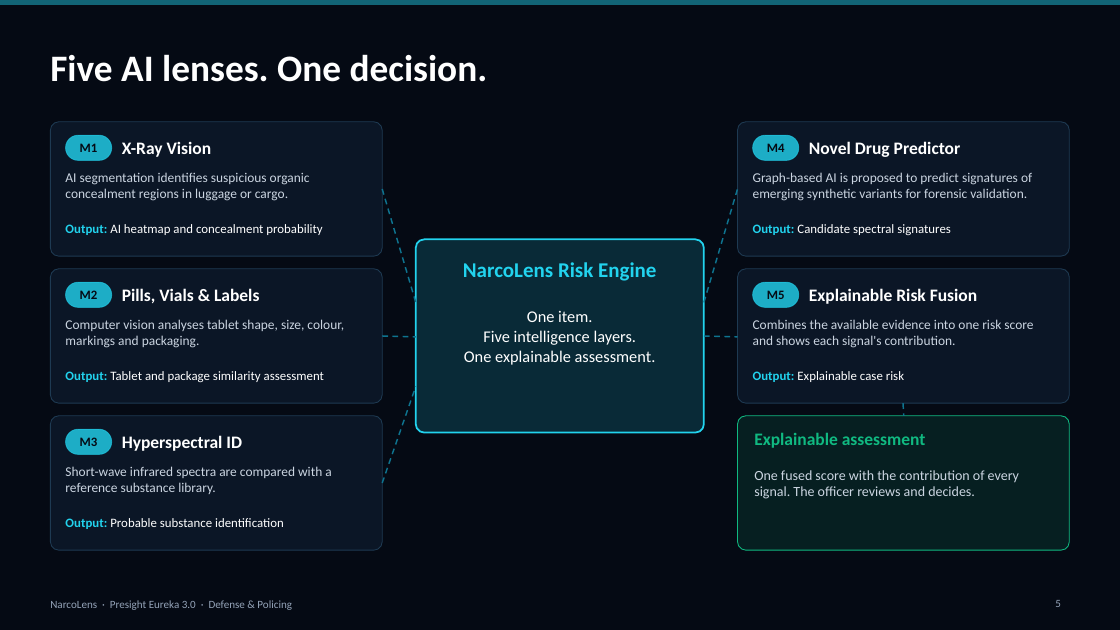
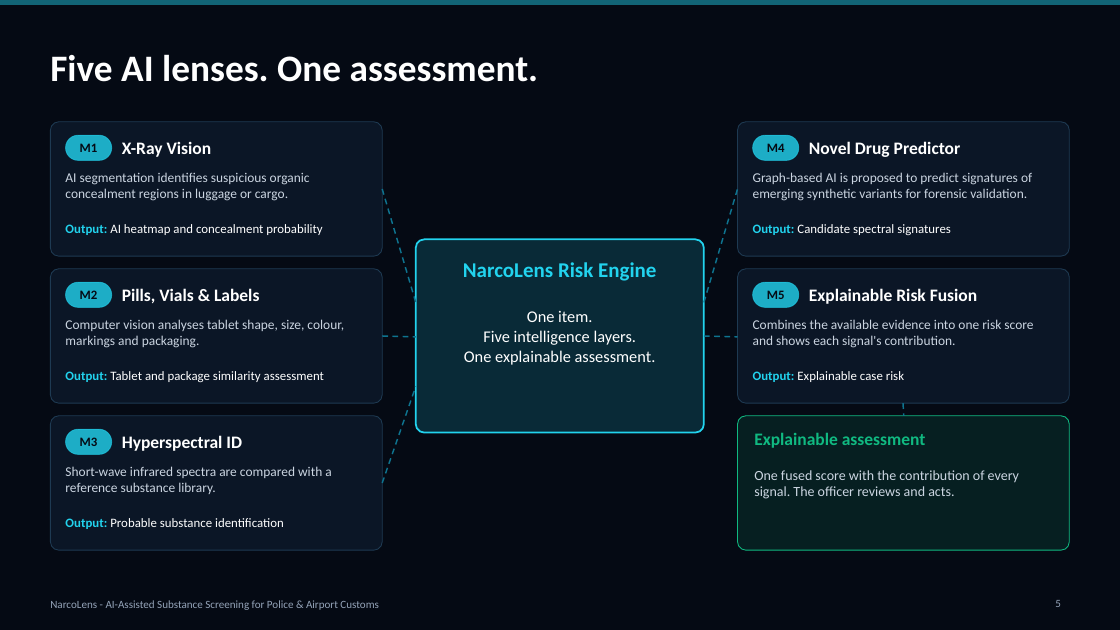
Before and after one commit to farahshaik14/narcolens-eureka, a slide deck: slide 5 of narcolens-pitch-deck.pptx. Drawn at 1120x630 pixels with LibreOffice and Linux fonts; fonts in the diff are those of the drawing. Boxes give left, top, right and bottom in pixels: in the first picture for what was removed or moved away, otherwise in the second. Text is boxed around its words. In the diff, an @@ line names an element or a change of style, - is before the commit and + after.

Commit message:
Pitch deck: new tagline, roles slide, wording and footer updates

```diff
--- a/narcolens-pitch-deck.pptx
+++ b/narcolens-pitch-deck.pptx
@@ title at [50,54,539,82]: text changed @@
-Five AI lenses. One decision.
+Five AI lenses. One assessment.
@@ text at [754,470,1019,499]: text changed @@
-One fused score with the contribution of every signal. The officer reviews and decides.
+One fused score with the contribution of every signal. The officer reviews and acts.
@@ text removed at [50,600,292,610] @@
-NarcoLens · Presight Eureka 3.0 · Defense & Policing
@@ text added at [50,600,378,610], 9.5 pt, text #94A3B8 @@
+NarcoLens - AI-Assisted Substance Screening for Police & Airport Customs
```
Also in this commit, not shown: 15 other slides changed, 1 slide added, 4 other files.
